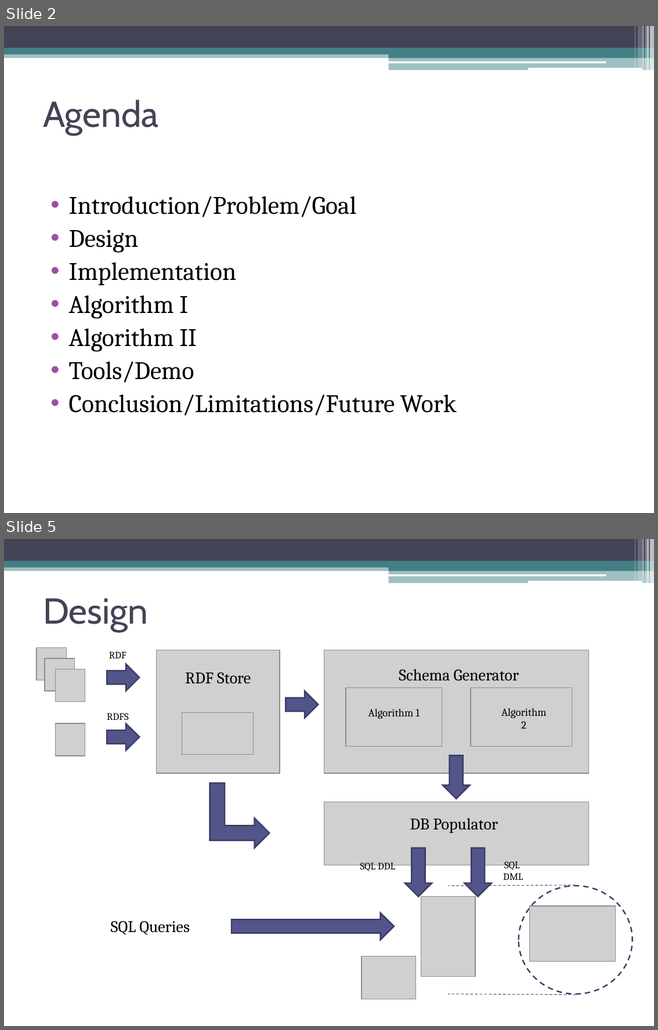
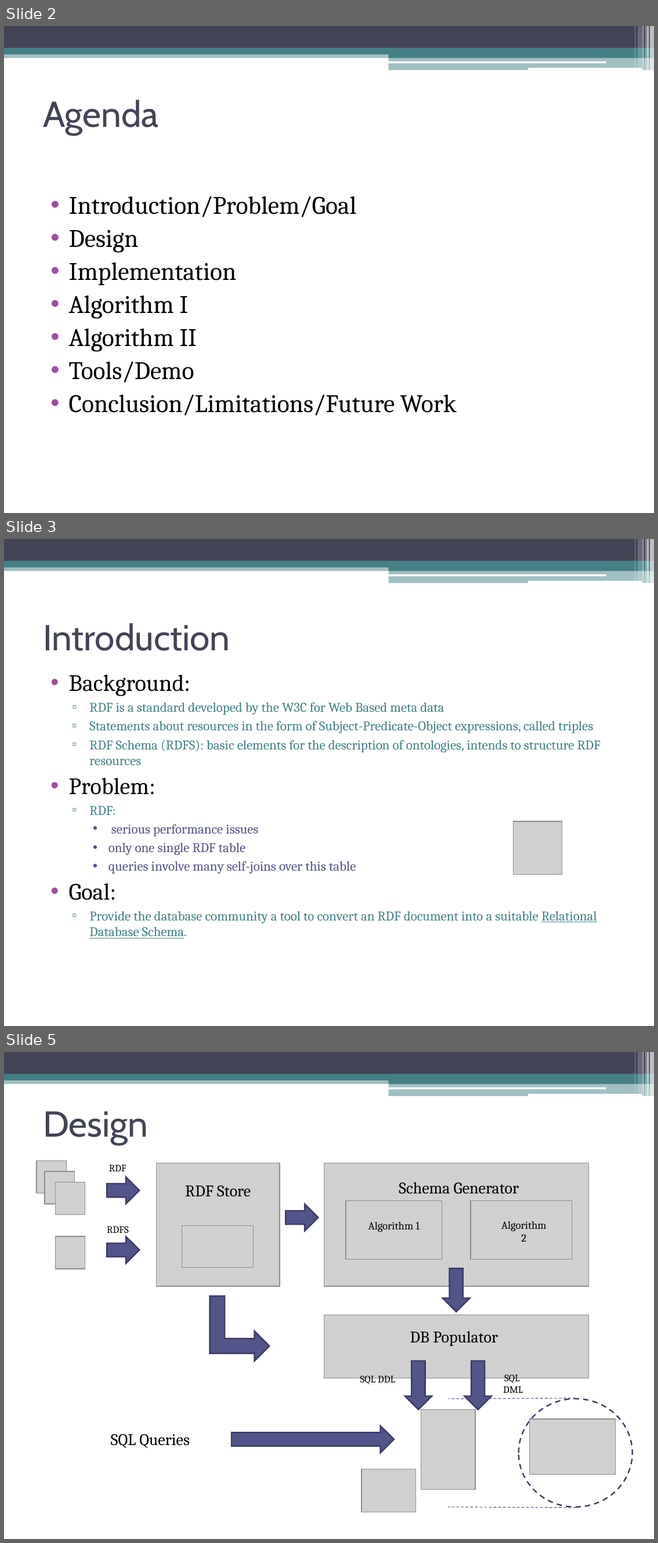
Before and after one commit to oshanis/r-store, a slide deck: docs/R_Store.ppt. Shown one above the other, each under a label of ours: slides 2 and 5 before the commit, slides 2, 3 and 5 after it; the slides between them are not shown. The pictures are 658x1030 and 658x1543 pixels, drawn with LibreOffice and Linux fonts; fonts in the diff are those of the drawing; grey boxes stand for pictures. Boxes give left, top, right and bottom in pixels: in the first picture for what was removed or moved away, otherwise in the second. Text is boxed around its words. In the diff, an @@ line names an element or a change of style, - is before the commit and + after.

```diff
--- a/docs/R_Store.ppt
+++ b/docs/R_Store.ppt
@@ slide 3 added at (4,539,654,1026), background #FFFFFF; not listed: 13 template elements that a slide beside it also shows @@
@@ title added at (43,623,230,651), 40 pt, text #424456 @@
+Introduction
@@ text added at (69,675,600,939), 14.8 pt, text #438086 @@
+• Background:
+  ▫ RDF is a standard developed by the W3C for Web Based meta data
+  ▫ Statements about resources in the form of Subject-Predicate-Object expressions, called triples
+  ▫ RDF Schema (RDFS): basic elements for the description of ontologies, intends to structure RDF resources
+• Problem:
+  ▫ RDF:
+    • serious performance issues
+    • only one single RDF table
+    • queries involve many self-joins over this table
+• Goal:
+  ▫ Provide the database community a tool to convert an RDF document into a suitable Relational Database Schema.
@@ picture added at (513,821,561,875) @@
```
Also in this commit, not shown: 2 slides changed, 1 slide removed.
